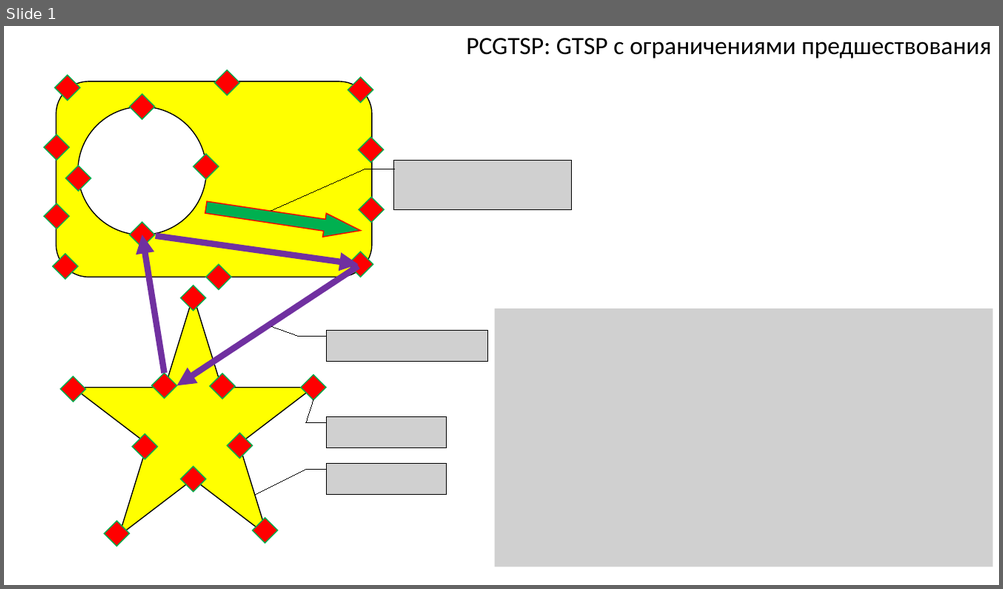
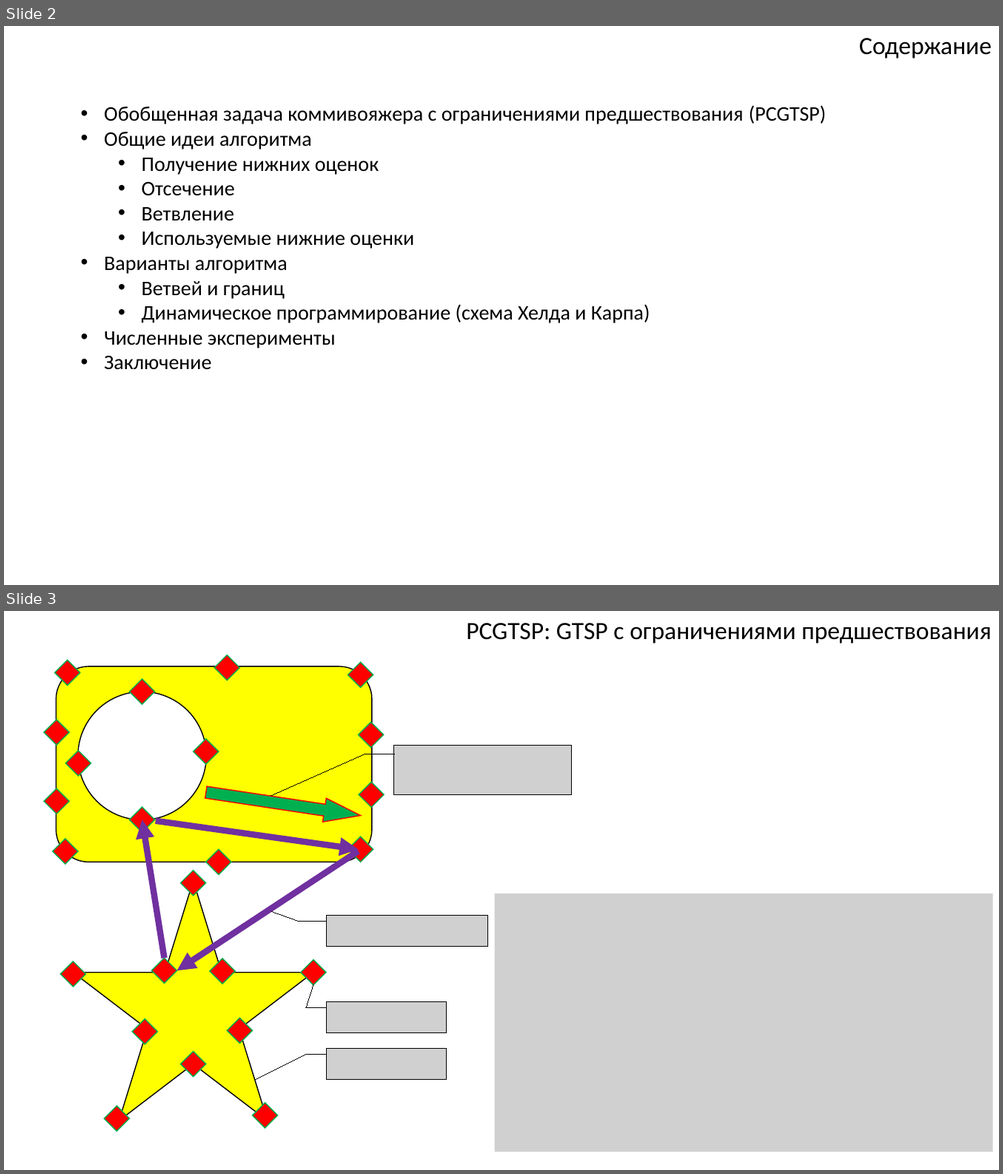
Before and after one commit to ukoloff/these, a slide deck: article/pcgtsp.pptx. Shown one above the other, each under a label of ours: slide 1 before the commit, slides 2 and 3 after it. The pictures are 1003x589 and 1003x1174 pixels, drawn with LibreOffice and Linux fonts; fonts in the diff are those of the drawing; grey boxes stand for pictures. Boxes give left, top, right and bottom in pixels: in the first picture for what was removed or moved away, otherwise in the second. Text is boxed around its words. In the diff, an @@ line names an element or a change of style, - is before the commit and + after.

```diff
--- a/article/pcgtsp.pptx
+++ b/article/pcgtsp.pptx
@@ slide 2 added at (x1=4, y1=26, x2=999, y2=585), background #FFFFFF @@
@@ text added at (x1=859, y1=38, x2=991, y2=59), 24 pt, text #000000 @@
+Содержание
@@ text added at (x1=104, y1=105, x2=826, y2=370), 20 pt, text #000000 @@
+• Обобщенная задача коммивояжера с ограничениями предшествования (PCGTSP)
+• Общие идеи алгоритма
+  • Получение нижних оценок
+  • Отсечение
+  • Ветвление
+  • Используемые нижние оценки
+• Варианты алгоритма
+  • Ветвей и границ
+  • Динамическое программирование (схема Хелда и Карпа)
+• Численные эксперименты
+• Заключение
@@ what was slide 1 is now slide 3 @@
```
Also in this commit, not shown: 1 slide changed, 3 other slides added.
